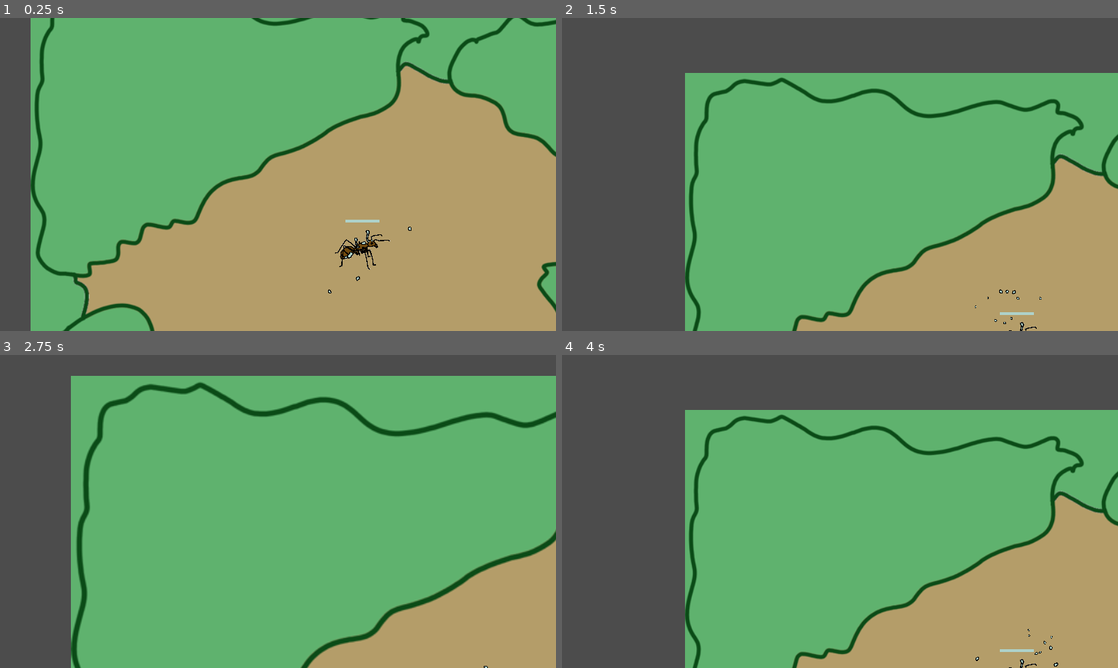
Above: before the commit, frames 1-4 (two rows, left to right).
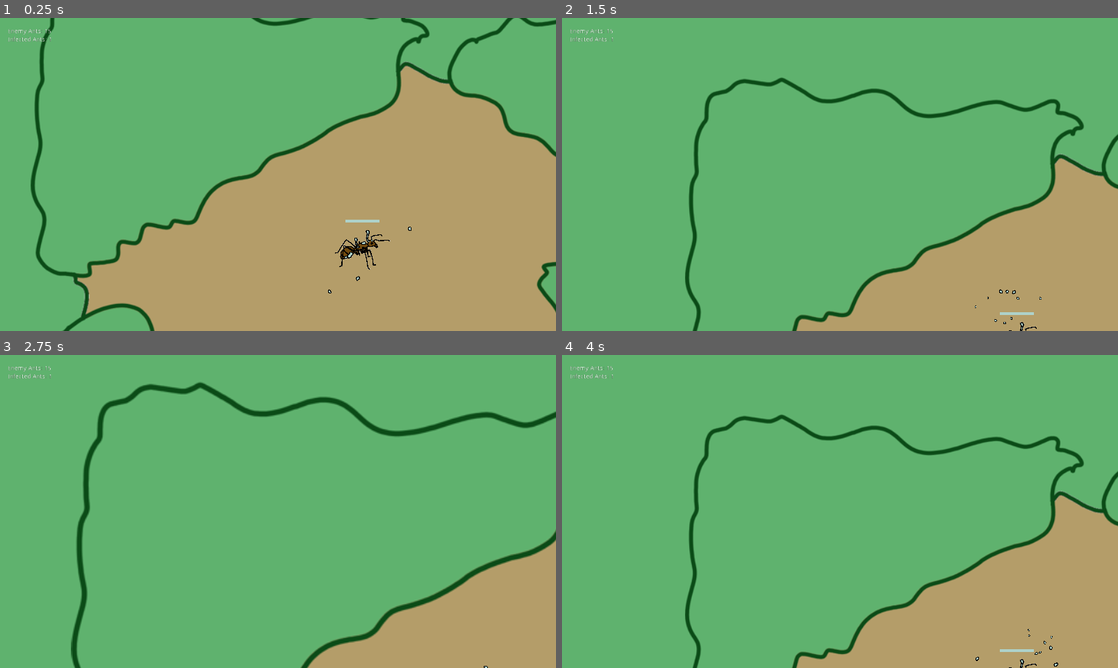
Above: after the commit, the same moments.

Repository: charliedavenport/Combine
Game: Godot game, scene res://TestScene.tscn
Same seed, same stepped clock (60 frames per second), same inputs: the game is played once before the commit and once after it.
Inputs (mouse positions are in pixels of both pictures, inside the frame that each line leads up to):
- Up to frame 1 (0.25 s): no input
- Up to frame 2 (1.5 s): move the mouse to (962, 158) at 0.52 s; click (962, 158) at 0.6 s; tap Enter at 1.25 s; move the mouse to (728, 190) at 1.27 s; right-click (728, 190) at 1.35 s
- Up to frame 3 (2.75 s): tap Space at 2 s; move the mouse to (333, 442) at 2.02 s; hold Mouse wheel up (cam_zoom_in) from 2.03 s (still down)
- Up to frame 4 (4 s): tap Enter at 2.75 s; move the mouse to (812, 574) at 2.77 s; release Mouse wheel up (cam_zoom_in) at 2.78 s; tap Mouse wheel down (cam_zoom_out) at 2.85 s; tap Space at 3.5 s; move the mouse to (1006, 558) at 3.52 s; click (1006, 558) at 3.6 s

The runs differ from the first frame. In frame 1, 5.5% of the frame differs, in the area x 0-10%, y 0-100%; in frame 2, 36%, in the area x 0-100%, y 0-100%; in frame 3, 19%; in frame 4, 36%.

Commit message:
Add gui and game over logic

Diff:
--- /dev/null
+++ b/GUI.gd
@@ -0,0 +1,21 @@
+extends Control
+
+onready var enemy_ants_label = get_node("EnemyAntsLabel")
+onready var infected_ants_label = get_node("InfectedAntsLabel")
+onready var game_over_label = get_node("GameOverLabel")
+
+func _ready() -> void:
+	game_over_label.visible = false
+
+func set_enemy_ants(_value : int) -> void:
+	enemy_ants_label.text = "Enemy Ants: " + str(_value)
+
+func set_infected_ants(_value : int) -> void:
+	infected_ants_label.text = "Infected Ants: " + str(_value)
+
+func game_over(_win : bool) -> void:
+	game_over_label.visible = true
+	if _win:
+		game_over_label.text = "Game Over\nYou Win!"
+	else:
+		game_over_label.text = "Game Over\nYou Lose!"
--- /dev/null
+++ b/GUI.tscn
@@ -0,0 +1,43 @@
+[gd_scene load_steps=2 format=2]
+
+[ext_resource path="res://GUI.gd" type="Script" id=1]
+
+[node name="GUI" type="Control"]
+anchor_right = 1.0
+anchor_bottom = 1.0
+mouse_filter = 2
+script = ExtResource( 1 )
+__meta__ = {
+"_edit_use_anchors_": false
+}
+
+[node name="EnemyAntsLabel" type="Label" parent="."]
+margin_left = 18.0
+margin_top = 24.0
+margin_right = 163.0
+margin_bottom = 40.0
+text = "Enemy Ants: "
+__meta__ = {
+"_edit_use_anchors_": false
+}
+
+[node name="InfectedAntsLabel" type="Label" parent="."]
+margin_left = 18.0
+margin_top = 43.0
+margin_right = 163.0
+margin_bottom = 64.0
+text = "Infected Ants: "
+__meta__ = {
+"_edit_use_anchors_": false
+}
+
+[node name="GameOverLabel" type="Label" parent="."]
+anchor_left = 0.5
+anchor_top = 0.5
+anchor_right = 0.5
+anchor_bottom = 0.5
+margin_left = -20.0
+margin_top = -7.0
+margin_right = 20.0
+margin_bottom = 7.0
+text = "Game Over!"
--- a/GameManager.gd
+++ b/GameManager.gd
@@ -2,9 +2,11 @@
 class_name GameManager
 
 onready var player = get_node("Player")
+onready var gui = get_node("CanvasLayer/GUI")
 
 var selected_bugs : Array
 var enemy_bugs : Array
+var friendly_bugs : Array
 var selected_enemy
 
 func _ready() -> void:
@@ -21,6 +23,20 @@
 				enemy_bugs.append(child)
 				child.connect("mouse_entered", self, "on_enemy_mouse_entered", [child])
 				child.connect("mouse_exited", self, "on_enemy_mouse_exited", [child])
+			else:
+				friendly_bugs.append(child)
+	update_gui()
+
+func update_gui() -> void:
+	gui.set_enemy_ants(enemy_bugs.size())
+	gui.set_infected_ants(friendly_bugs.size())
+
+func check_game_over() -> void:
+	if friendly_bugs.size() == 0:
+		gui.game_over(false)
+	elif enemy_bugs.size() == 0:
+		gui.game_over(true)
+
 
 func on_player_select_body_entered(body) -> void:
 	if not player.is_selecting:
@@ -71,13 +87,19 @@
 	if _bug.is_enemy:
 		enemy_bugs.erase(_bug)
 	else:
+		friendly_bugs.erase(_bug)
 		selected_bugs.erase(_bug)
+	check_game_over()
+	update_gui()
 
 func on_bug_infected(_bug) -> void:
 	enemy_bugs.erase(_bug)
+	friendly_bugs.append(_bug)
 	if _bug == selected_enemy:
 		selected_enemy = null
 		_bug.highlight(false)
+	check_game_over()
+	update_gui()
 
 func on_bug_path_request(_bug, _pos) -> void:
 	var path = get_simple_path(_bug.global_position, _pos, true)
--- a/Player.tscn
+++ b/Player.tscn
@@ -1,7 +1,8 @@
-[gd_scene load_steps=4 format=2]
+[gd_scene load_steps=5 format=2]
 
 [ext_resource path="res://Player.gd" type="Script" id=1]
 [ext_resource path="res://PlayerCamera.gd" type="Script" id=2]
+[ext_resource path="res://level_bkg.png" type="Texture" id=3]
 
 [sub_resource type="RectangleShape2D" id=2]
 
@@ -13,6 +14,11 @@
 current = true
 script = ExtResource( 2 )
 
+[node name="LevelBkg" type="Sprite" parent="PlayerCamera"]
+scale = Vector2( 9.86957, 8.51429 )
+z_index = -6
+texture = ExtResource( 3 )
+
 [node name="SelectArea" type="Area2D" parent="."]
 collision_layer = 2
 collision_mask = 4
--- a/PlayerCamera.gd
+++ b/PlayerCamera.gd
@@ -8,6 +8,9 @@
 const MIN_ZOOM := Vector2(0.75, 0.75)
 const MAX_ZOOM := Vector2(1.5, 1.5)
 const ZOOM_STEP := Vector2(0.25, 0.25)
+
+const MAX_X := 4100
+const MAX_Y := 4100
 
 func _process(delta):
 	var mouse_pos := get_viewport().get_mouse_position()
@@ -33,7 +36,10 @@
 		cam_vel.y = -FAST_SPEED
 	elif mouse_pos.y < get_viewport_rect().position.y + SLOW_MARGIN:
 		cam_vel.y = -SLOW_SPEED
+	var prev_pos = global_position
 	global_position = global_position + (cam_vel * delta)
+	if global_position.x > MAX_X or global_position.x < 0 or global_position.y > MAX_Y or global_position.y < 0:
+		global_position = prev_pos
 
 func _input(event) -> void:
 	if event.is_action_pressed("cam_zoom_out") and zoom.x < MAX_ZOOM.x:
--- a/TestScene.tscn
+++ b/TestScene.tscn
@@ -6,6 +6,7 @@
 [ext_resource path="res://sound/Flashinmusic_-_Meditation_forest.mp3" type="AudioStream" id=4]
 [ext_resource path="res://GameManager.gd" type="Script" id=5]
 [ext_resource path="res://level.png" type="Texture" id=6]
+[ext_resource path="res://GUI.tscn" type="PackedScene" id=7]
 
 [sub_resource type="NavigationPolygon" id=1]
 vertices = PoolVector2Array( 3982, 1722, 3966, 4005, 3903, 3593, 3735, 2740, 3709, 2418, 3724, 1591, 3858, 3757, 2878,  …(1174 unchanged characters)…
@@ -14,6 +15,10 @@
 
 [node name="GameManager" type="Navigation2D"]
 script = ExtResource( 5 )
+
+[node name="CanvasLayer" type="CanvasLayer" parent="."]
+
+[node name="GUI" parent="CanvasLayer" instance=ExtResource( 7 )]
 
 [node name="NavigationPolygonInstance" type="NavigationPolygonInstance" parent="."]
 position = Vector2( -1, -2 )
@@ -40,16 +45,8 @@
 [node name="PlayerCamera" parent="Player" index="0"]
 position = Vector2( 757, 634 )
 
-[node name="GUI" type="Control" parent="."]
-margin_right = 40.0
-margin_bottom = 40.0
-__meta__ = {
-"_edit_use_anchors_": false
-}
-
 [node name="Bug" parent="." instance=ExtResource( 2 )]
 position = Vector2( 764, 622 )
-atk_damage = 15.0
 
 [node name="EnemyBug5" parent="." instance=ExtResource( 2 )]
 position = Vector2( 1584, 2010 )
Not shown: 1 places in TestScene.tscn that only renumber resources
Binary file added: level_bkg.png
Not shown, added: level_bkg.png.import
